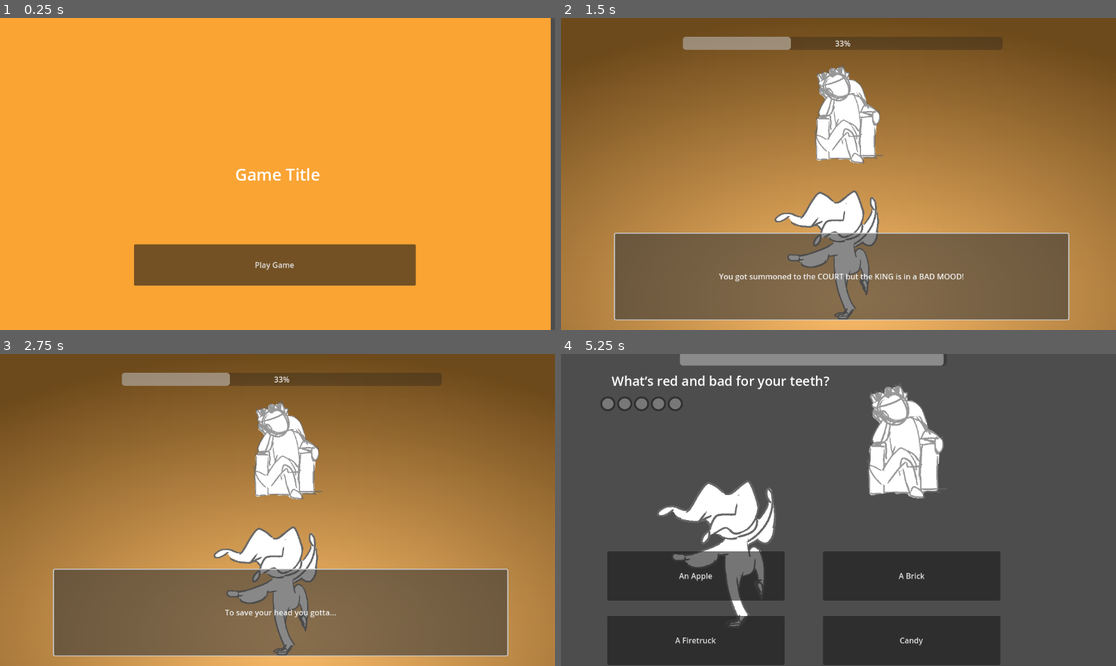
Above: before the commit, frames 1-4 (two rows, left to right).
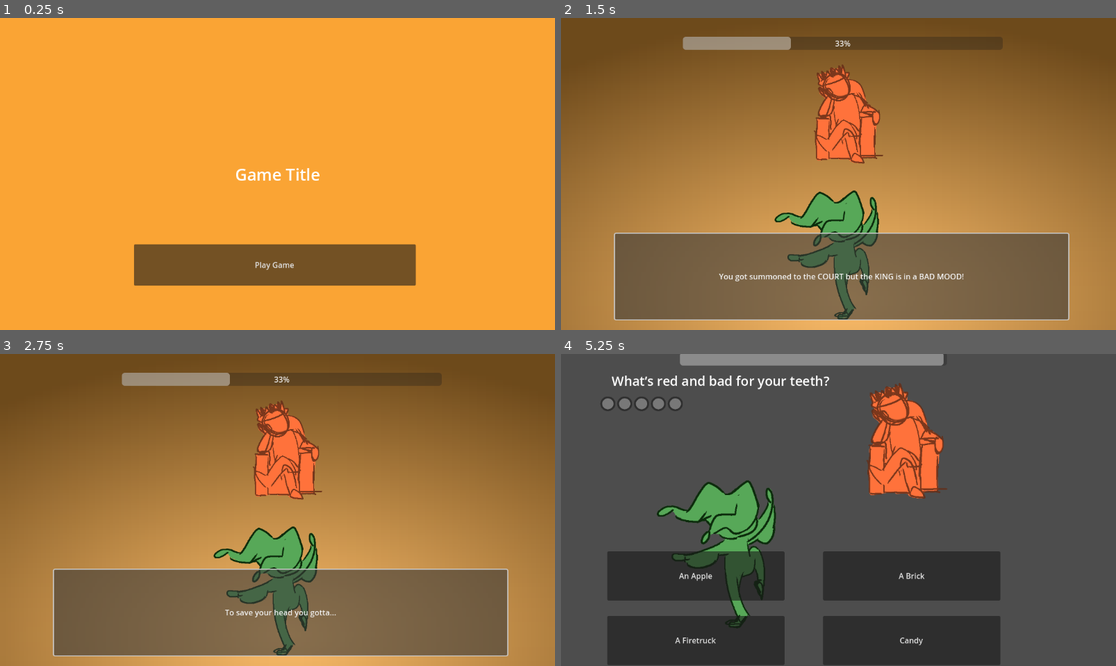
Above: after the commit, the same moments.

Repository: S1lv3rn/GGJ2024
Game: Godot game, scene res://main_menu.tscn
The game is run twice, just before and just after one commit, with the same random seed, the same clock (stepped at 60 frames per second) and the same inputs. The engine's default icon, where the game draws it, is replaced by a stand-in: a white triangle on a blue panel in a dark square.
Inputs:
- Up to frame 1 (0.25 s): no input
- Up to frame 2 (1.5 s): click "Play Game" at 0.5 s; click "(click to advance)" at 1.25 s
- Up to frame 3 (2.75 s): click "You got summoned to the COURT…" at 2 s
- Up to frame 4 (5.25 s): click "To save your head you gotta..." at 2.75 s; click "MAKE" at 3.5 s; click "MAKE HIM" at 4.25 s; click "MAKE HIM LAUGH!" at 5 s

The runs differ from the first frame. In frame 1, 0.8% of the frame differs, in the area x 99-100%, y 0-100%; in frame 2, 5.8%; in frame 3, 5.8%; in frame 4, 7.9%, in the area x 17-70%, y 9-88%.

Commit message:
added colours

Diff:
--- a/characters/jesture.tscn
+++ b/characters/jesture.tscn
@@ -11,6 +11,7 @@
 script = ExtResource("1_8ov1q")
 
 [node name="Jesture" type="Sprite2D" parent="."]
+modulate = Color(0.341176, 0.658824, 0.345098, 1)
 position = Vector2(10, 0)
 
 [node name="Jester-fill-draft" type="Sprite2D" parent="Jesture"]
@@ -18,6 +19,7 @@
 texture = ExtResource("2_pd0sa")
 
 [node name="Jester-line-draft" type="Sprite2D" parent="Jesture"]
+modulate = Color(0.341176, 0.658824, 0.345098, 1)
 position = Vector2(22, 10)
 texture = ExtResource("3_ri6dn")
 
--- a/characters/king.tscn
+++ b/characters/king.tscn
@@ -4,9 +4,11 @@
 [ext_resource type="Texture2D" uid="uid://cc0gutucepem8" path="res://Art/king-line-draft.png" id="2_bscmy"]
 
 [node name="King" type="Sprite2D"]
+modulate = Color(1, 0.447059, 0.231373, 1)
 
 [node name="King-fill-draft" type="Sprite2D" parent="."]
 texture = ExtResource("1_de423")
 
 [node name="King-line-draft" type="Sprite2D" parent="."]
+modulate = Color(1, 1, 1, 0.854902)
 texture = ExtResource("2_bscmy")
--- a/main_menu.tscn
+++ b/main_menu.tscn
@@ -11,7 +11,7 @@
 [node name="CanvasLayer" type="CanvasLayer" parent="."]
 
 [node name="ColorRect" type="ColorRect" parent="CanvasLayer"]
-offset_right = 1143.0
+offset_right = 1153.0
 offset_bottom = 658.0
 color = Color(0.98, 0.644513, 0.2058, 1)
 
Binary file changed: Art/king-line-draft.png
Not shown, added: Art/king-line-draft.png.1~
